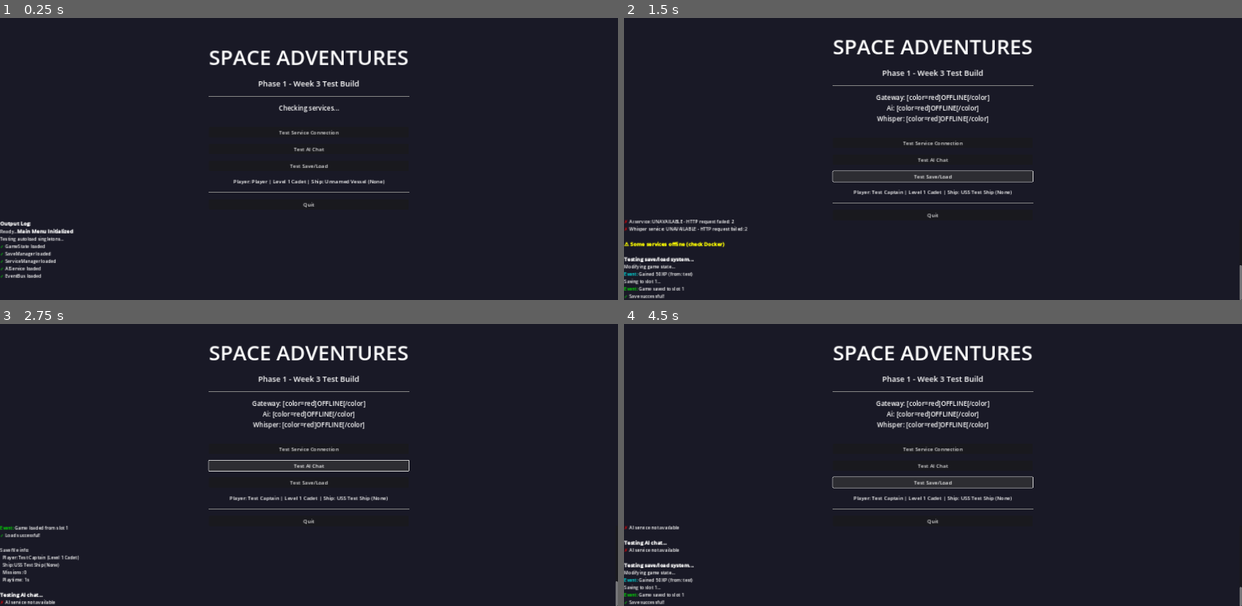
Above: before the commit, frames 1-4 (two rows, left to right).
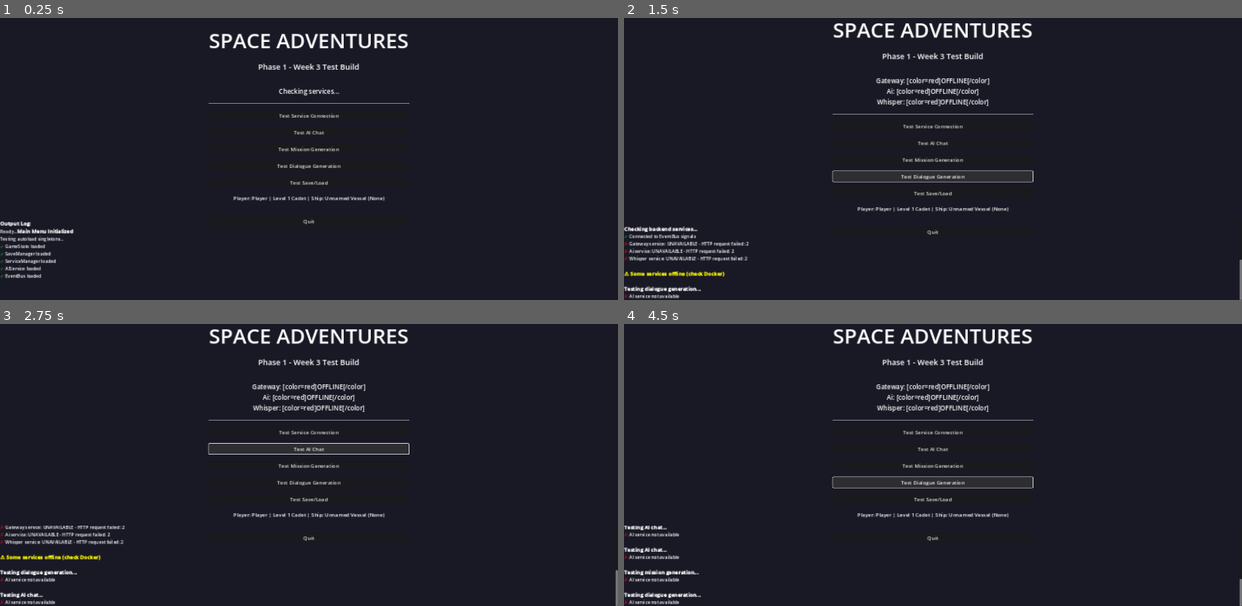
Above: after the commit, the same moments.

Repository: sethshoultes/space-adventures
Game: Godot game, scene res://scenes/main_menu.tscn
The game is run twice, just before and just after one commit, with the same random seed, the same clock (stepped at 60 frames per second) and the same inputs.
Inputs (mouse positions are in pixels of both pictures, inside the frame that each line leads up to):
- Up to frame 1 (0.25 s): no input
- Up to frame 2 (1.5 s): click (933, 147) at 0.5 s, where only the run after the commit has a clickable "Test Mission Generation"; click (933, 175) at 1.25 s, where only the run after the commit has a clickable "Test Dialogue Generation"
- Up to frame 3 (2.75 s): click "Test AI Chat" at 2 s
- Up to frame 4 (4.5 s): click "Test AI Chat" at 2.75 s; click (933, 465) at 3.5 s, where only the run after the commit has a clickable "Test Mission Generation"; click (933, 481) at 4.25 s, where only the run after the commit has a clickable "Test Dialogue Generation"

The runs differ from the first frame. In frame 1, 3.7% of the frame differs, in the area x 33-67%, y 5-74%; in frame 2, 6.7%, in the area x 0-100%, y 1-100%; in frame 3, 6.5%; in frame 4, 6.1%.

Commit message:
feat: Add mission and dialogue generation tests to main menu
Enhanced test scene with comprehensive API endpoint testing:
- Added Test Mission Generation button
- Added Test Dialogue Generation button
- Mission test generates salvage mission with medium difficulty
- Dialogue test generates NPC dialogue for salvage yard owner
- Both tests show detailed output including:
  - Mission title, type, difficulty, location
  - Dialogue content
  - Generation time
  - Cache status
- Error handling for service unavailability
- Real-time output logging

Week 4 Day 2 tasks complete:
✅ Mission generation from Godot tested
✅ Dialogue generation from Godot tested
✅ Service error handling verified

🤖 Generated with [Claude Code](https://claude.com/claude-code)

Co-Authored-By: Claude <noreply@anthropic.com>

Diff:
--- a/godot/scenes/main_menu.tscn
+++ b/godot/scenes/main_menu.tscn
@@ -64,6 +64,14 @@
 layout_mode = 2
 text = "Test AI Chat"
 
+[node name="TestMissionButton" type="Button" parent="CenterContainer/VBoxContainer"]
+layout_mode = 2
+text = "Test Mission Generation"
+
+[node name="TestDialogueButton" type="Button" parent="CenterContainer/VBoxContainer"]
+layout_mode = 2
+text = "Test Dialogue Generation"
+
 [node name="TestSaveButton" type="Button" parent="CenterContainer/VBoxContainer"]
 layout_mode = 2
 text = "Test Save/Load"
@@ -98,5 +106,7 @@
 
 [connection signal="pressed" from="CenterContainer/VBoxContainer/TestServiceButton" to="." method="_on_test_service_button_pressed"]
 [connection signal="pressed" from="CenterContainer/VBoxContainer/TestChatButton" to="." method="_on_test_chat_button_pressed"]
+[connection signal="pressed" from="CenterContainer/VBoxContainer/TestMissionButton" to="." method="_on_test_mission_button_pressed"]
+[connection signal="pressed" from="CenterContainer/VBoxContainer/TestDialogueButton" to="." method="_on_test_dialogue_button_pressed"]
 [connection signal="pressed" from="CenterContainer/VBoxContainer/TestSaveButton" to="." method="_on_test_save_button_pressed"]
 [connection signal="pressed" from="CenterContainer/VBoxContainer/QuitButton" to="." method="_on_quit_button_pressed"]
--- a/godot/scripts/ui/main_menu.gd
+++ b/godot/scripts/ui/main_menu.gd
@@ -124,6 +124,77 @@
 		log_output("[color=red]✗[/color] Chat failed: %s" % result.error)
 		EventBus.error("Chat Failed", result.error)
 
+func _on_test_mission_button_pressed() -> void:
+	log_output("\n[b]Testing mission generation...[/b]")
+
+	if not ServiceManager.is_service_available("ai"):
+		log_output("[color=red]✗[/color] AI service not available")
+		EventBus.error("Service Unavailable", "AI service is not running. Start Docker services.")
+		return
+
+	log_output("Generating medium difficulty mission...")
+
+	var result = await AIService.generate_mission("medium", "salvage", "Old Earth Ruins")
+
+	if result.success:
+		log_output("[color=green]✓[/color] Mission generation successful!")
+
+		if result.data.has("mission"):
+			var mission = result.data.mission
+			log_output("\n[b]Generated Mission:[/b]")
+			log_output("  Title: %s" % mission.get("title", "Unknown"))
+			log_output("  Type: %s" % mission.get("type", "Unknown"))
+			log_output("  Difficulty: %s" % mission.get("difficulty", "Unknown"))
+			log_output("  Location: %s" % mission.get("location", "Unknown"))
+
+			if mission.has("description"):
+				log_output("  Description: %s" % mission.description)
+
+			if mission.has("stages"):
+				log_output("  Stages: %d" % mission.stages.size())
+
+		if result.data.has("cached") and result.data.cached:
+			log_output("[color=yellow](Cached response)[/color]")
+
+		if result.data.has("generation_time_ms"):
+			log_output("  Generation time: %.2fms" % result.data.generation_time_ms)
+	else:
+		log_output("[color=red]✗[/color] Mission generation failed: %s" % result.error)
+		EventBus.error("Mission Generation Failed", result.error)
+
+func _on_test_dialogue_button_pressed() -> void:
+	log_output("\n[b]Testing dialogue generation...[/b]")
+
+	if not ServiceManager.is_service_available("ai"):
+		log_output("[color=red]✗[/color] AI service not available")
+		EventBus.error("Service Unavailable", "AI service is not running. Start Docker services.")
+		return
+
+	log_output("Generating NPC dialogue...")
+
+	var result = await AIService.generate_dialogue(
+		"Jax Morgan",
+		"Salvage Yard Owner",
+		"Player arrives at salvage yard looking for ship parts",
+		"asks about available hull components"
+	)
+
+	if result.success:
+		log_output("[color=green]✓[/color] Dialogue generation successful!")
+
+		if result.data.has("dialogue"):
+			log_output("\n[b]Generated Dialogue:[/b]")
+			log_output("[color=cyan]Jax Morgan:[/color] %s" % result.data.dialogue)
+
+		if result.data.has("cached") and result.data.cached:
+			log_output("[color=yellow](Cached response)[/color]")
+
+		if result.data.has("generation_time_ms"):
+			log_output("  Generation time: %.2fms" % result.data.generation_time_ms)
+	else:
+		log_output("[color=red]✗[/color] Dialogue generation failed: %s" % result.error)
+		EventBus.error("Dialogue Generation Failed", result.error)
+
 func _on_test_save_button_pressed() -> void:
 	log_output("\n[b]Testing save/load system...[/b]")
 
